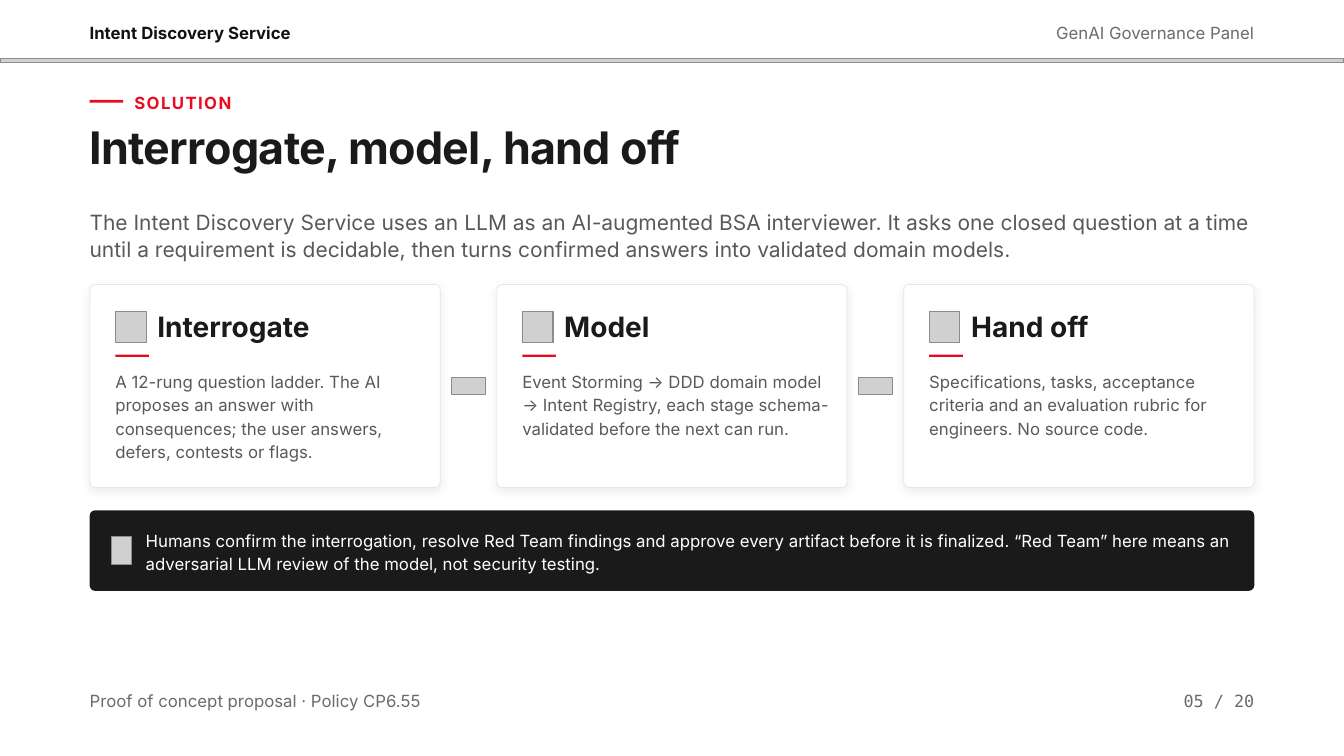
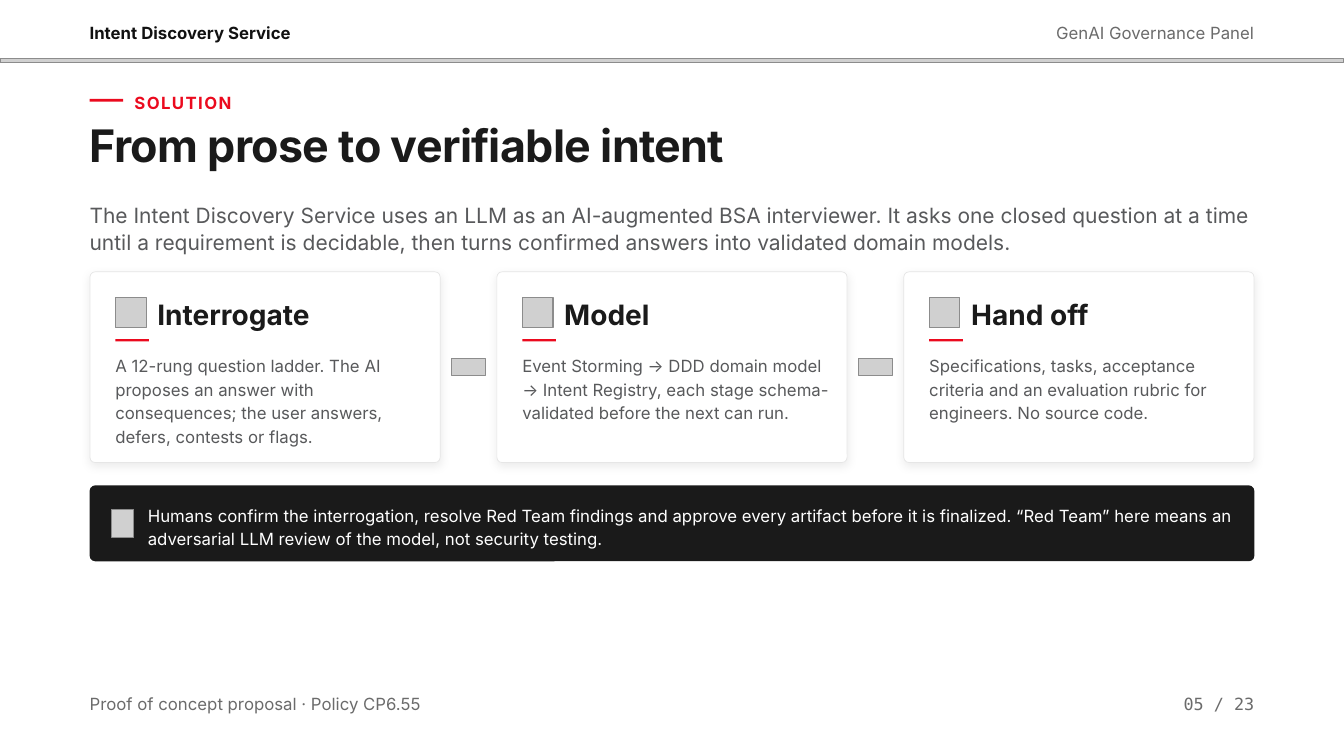
Before and after one commit to pavankumargoli/Machine-Learning-Featurization-and-TSNE, a slide deck: slide 5 of Intent Discovery Service — GenAI Council v4.pptx. Drawn at 1344x756 pixels with LibreOffice and Linux fonts; fonts in the diff are those of the drawing; grey boxes stand for pictures. Boxes give left, top, right and bottom in pixels: in the first picture for what was removed or moved away, otherwise in the second. Text is boxed around its words. In the diff, an @@ line names an element or a change of style, - is before the commit and + after.

```diff
--- a/Intent Discovery Service — GenAI Council v4.pptx
+++ b/Intent Discovery Service — GenAI Council v4.pptx
@@ title at (x1=90, y1=127, x2=725, y2=171): text changed @@
-Interrogate, model, hand off
+From prose to verifiable intent
@@ text "The Intent Discovery Service uses ..." moved from (x1=90, y1=214, x2=1249, y2=262) to (x1=90, y1=207, x2=1249, y2=255) @@
@@ rounded rectangle resized from (x1=90, y1=284, x2=440, y2=487) to (x1=90, y1=272, x2=440, y2=463) @@
@@ text "Interrogate" moved from (x1=157, y1=316, x2=309, y2=343) to (x1=157, y1=304, x2=309, y2=331) @@
@@ rounded rectangle resized from (x1=497, y1=284, x2=847, y2=487) to (x1=497, y1=272, x2=847, y2=463) @@
@@ rounded rectangle resized from (x1=904, y1=284, x2=1254, y2=487) to (x1=904, y1=272, x2=1254, y2=463) @@
@@ 3 rectangles, 3 pictures, 1 text moved together from (x1=115, y1=312, x2=963, y2=357) to (x1=115, y1=297, x2=963, y2=342) @@
@@ text "Hand off" moved from (x1=971, y1=315, x2=1088, y2=338) to (x1=971, y1=303, x2=1088, y2=326) @@
@@ text "A 12-rung question ladder. The ..." moved from (x1=115, y1=375, x2=382, y2=462) to (x1=115, y1=359, x2=382, y2=447) @@
@@ picture added at (x1=452, y1=359, x2=485, y2=376) @@
@@ text "Event Storming → DDD domain ..." moved from (x1=522, y1=375, x2=829, y2=435) to (x1=522, y1=359, x2=829, y2=419) @@
@@ picture added at (x1=859, y1=359, x2=892, y2=376) @@
@@ text "Specifications, tasks, acceptance criteria and ..." moved from (x1=929, y1=375, x2=1207, y2=439) to (x1=929, y1=359, x2=1207, y2=423) @@
@@ picture removed at (x1=452, y1=378, x2=485, y2=395) @@
@@ picture removed at (x1=859, y1=378, x2=892, y2=395) @@
@@ proportions changed in 4 elements at (x1=90, y1=272, x2=440, y2=463), (x1=497, y1=272, x2=847, y2=463), (x1=904, y1=272, x2=1254, y2=463), (x1=90, y1=485, x2=1255, y2=561) @@
@@ rounded rectangle resized from (x1=90, y1=510, x2=1255, y2=591) to (x1=90, y1=485, x2=1255, y2=561) @@
@@ picture added at (x1=112, y1=509, x2=134, y2=537) @@
@@ text "Humans confirm the interrogation, resolve ..." moved from (x1=146, y1=534, x2=1229, y2=574) to (x1=148, y1=509, x2=1231, y2=549) @@
@@ picture removed at (x1=112, y1=536, x2=132, y2=565) @@
@@ text at (x1=1184, y1=697, x2=1254, y2=710): text changed @@
-05 / 20
+05 / 23
```
Also in this commit, not shown: 18 other slides changed, 4 slides added, 1 slide removed.
